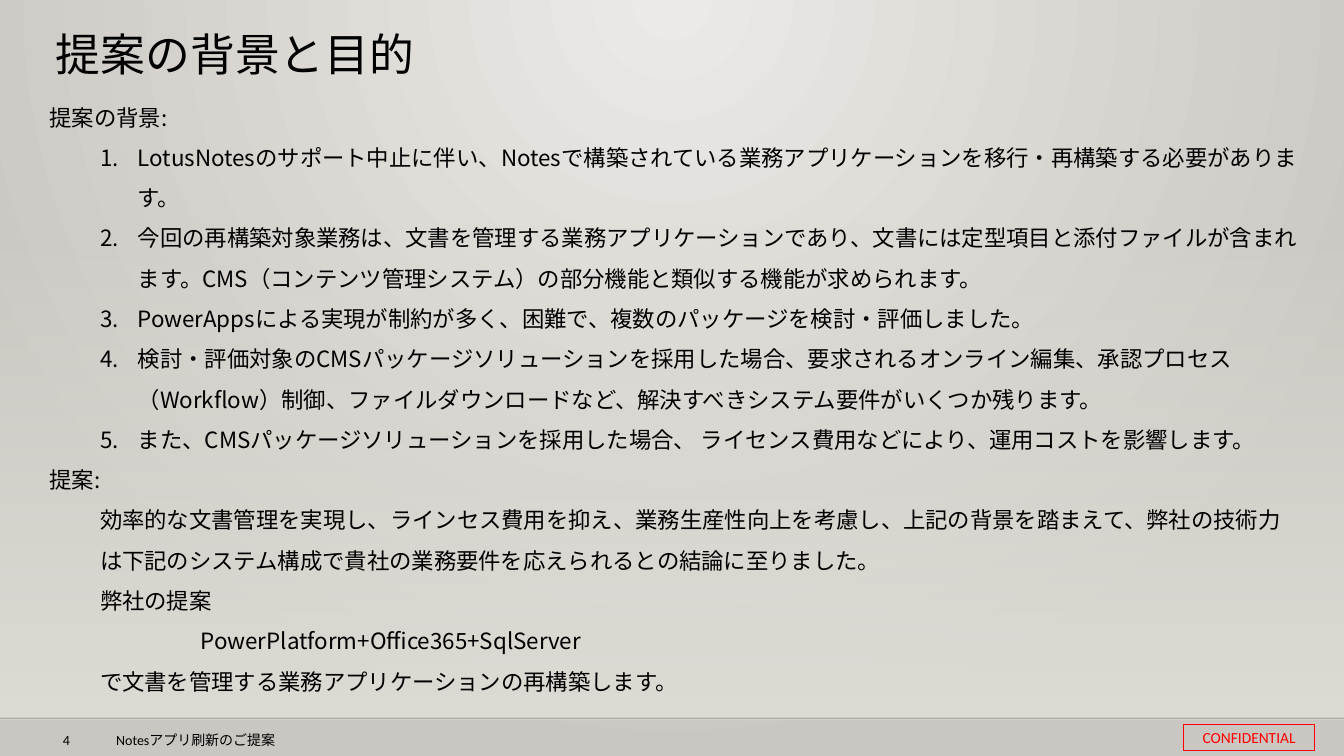
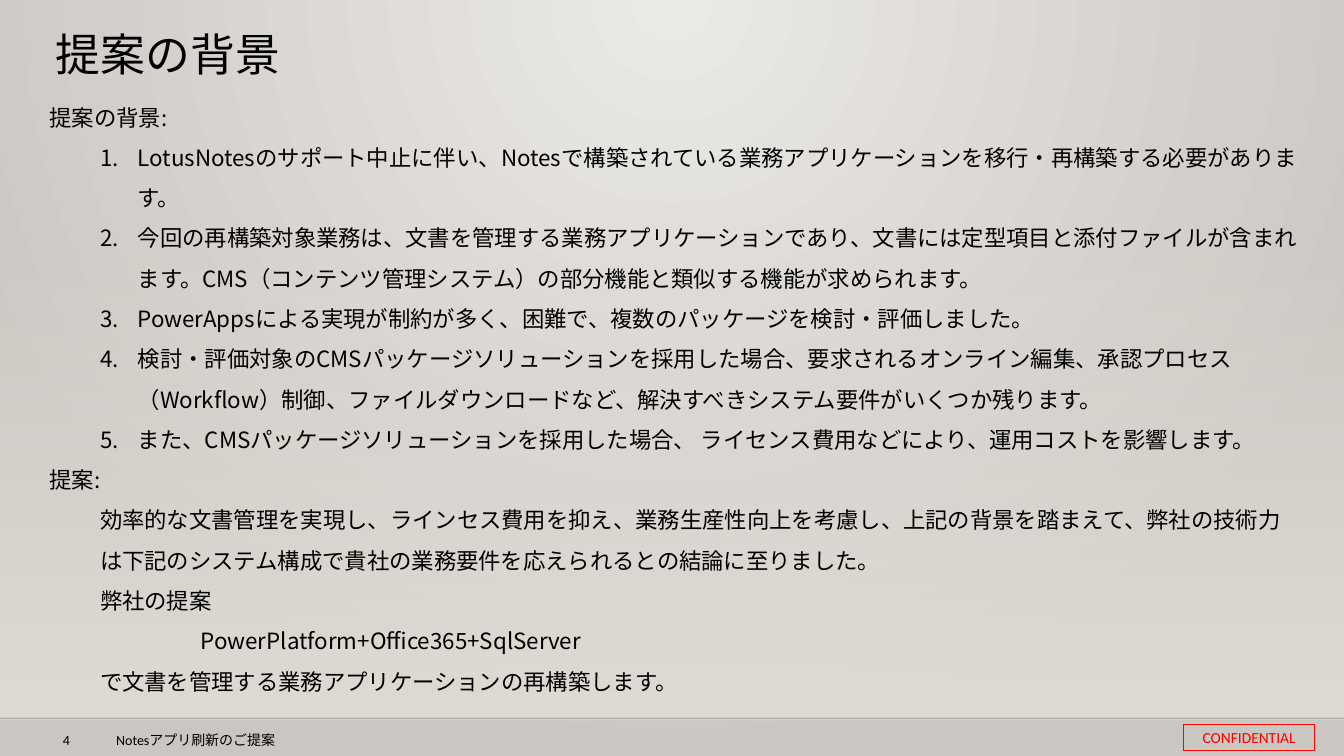
Before and after one commit to 0494938/Notes--CMS-Online, a slide deck: slide 4 of Notesアプリ刷新プロジェクト提案見積もり.pptx. Drawn at 1344x756 pixels with LibreOffice and Linux fonts; fonts in the diff are those of the drawing; background and template pictures are left out. Boxes give left, top, right and bottom in pixels: in the first picture for what was removed or moved away, otherwise in the second. Text is boxed around its words. In the diff, an @@ line names an element or a change of style, - is before the commit and + after.

```diff
--- a/Notesアプリ刷新プロジェクト提案見積もり.pptx
+++ b/Notesアプリ刷新プロジェクト提案見積もり.pptx
@@ title at bbox=[56, 33, 280, 75]: text changed @@
-提案の背景と目的
+提案の背景
```
Also in this commit, not shown: 5 other slides changed.
